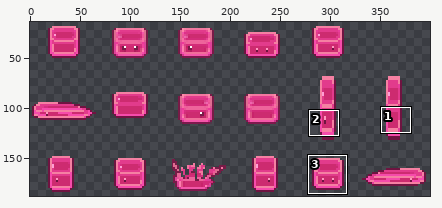
Two states of a sprite sheet, assets/textures/player/Slime.png. The picture above shows the old version from afar; the outline marks the close-up.
Close-up. Before the edit:
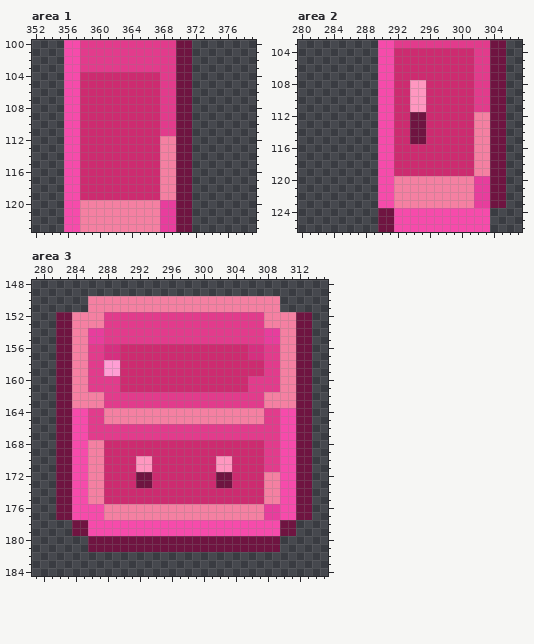
The file is 512x256 pixels. Colours within 5 levels of each other are drawn and written as one. Shown: area 1: x 352..379, y 100..123; area 2: x 280..307, y 103..126; area 3: x 279..315, y 148..184. The wide view leaves out empty margins. The commit also changed other parts of the picture, which this record leaves out.
Now the later version:
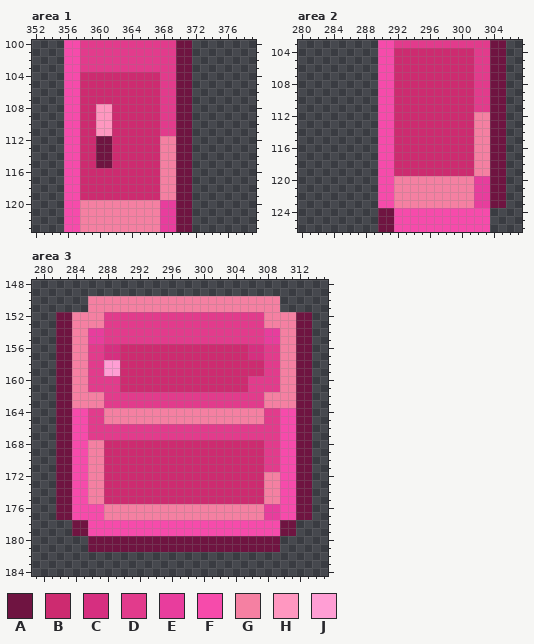
Palette (. is transparent): A #6f1441  B #cd2b70  C #d62f80  D #e23b8c  E #e83d9d  F #f64bab  G #f580a2  H #ff97c0  J #ff9ed4
Edits made:
Area 1:
The edit turns colour B into colour A in rows 112 to 115 at x 360 to 361.
The edit turns colour B into colour H in rows 108 to 111 at x 360 to 361.
Area 2:
The edit turns colour A into colour B in rows 112 to 115 at x 294 to 295.
The edit turns colour H into colour B in rows 108 to 111 at x 294 to 295.
Area 3:
The edit turns colour A into colour B in rows 172 to 173 at x 292 to 293 and 302 to 303.
The edit turns colour H into colour B in rows 170 to 171 at x 292 to 293 and 302 to 303.
